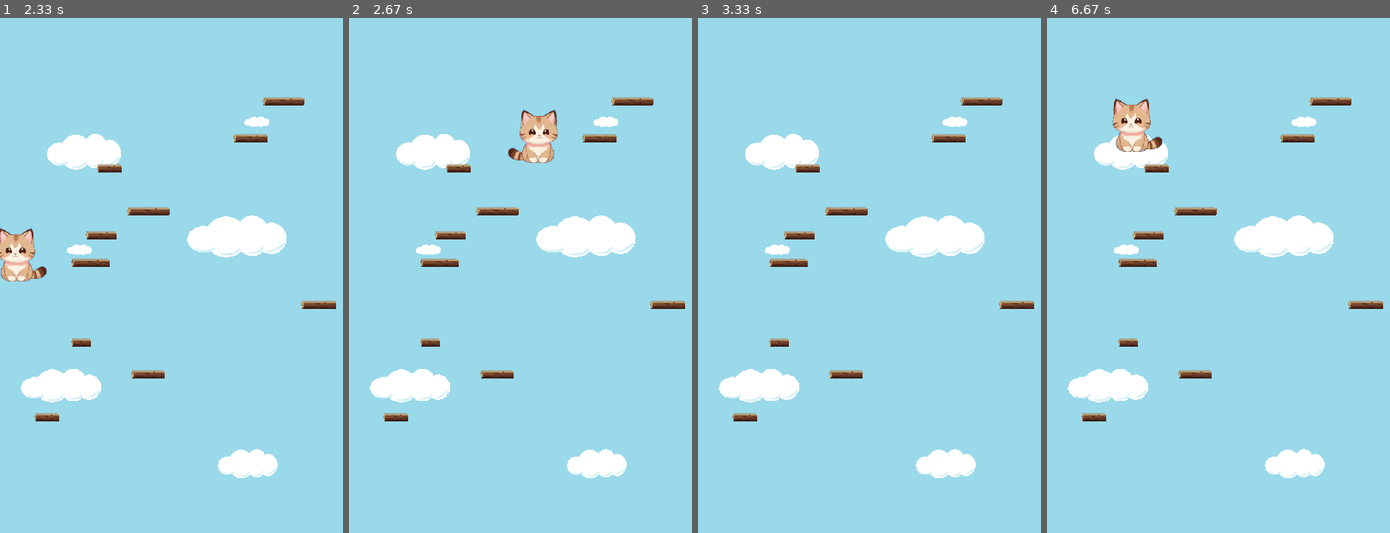
Above: before the commit, frames 1-4 (left to right).
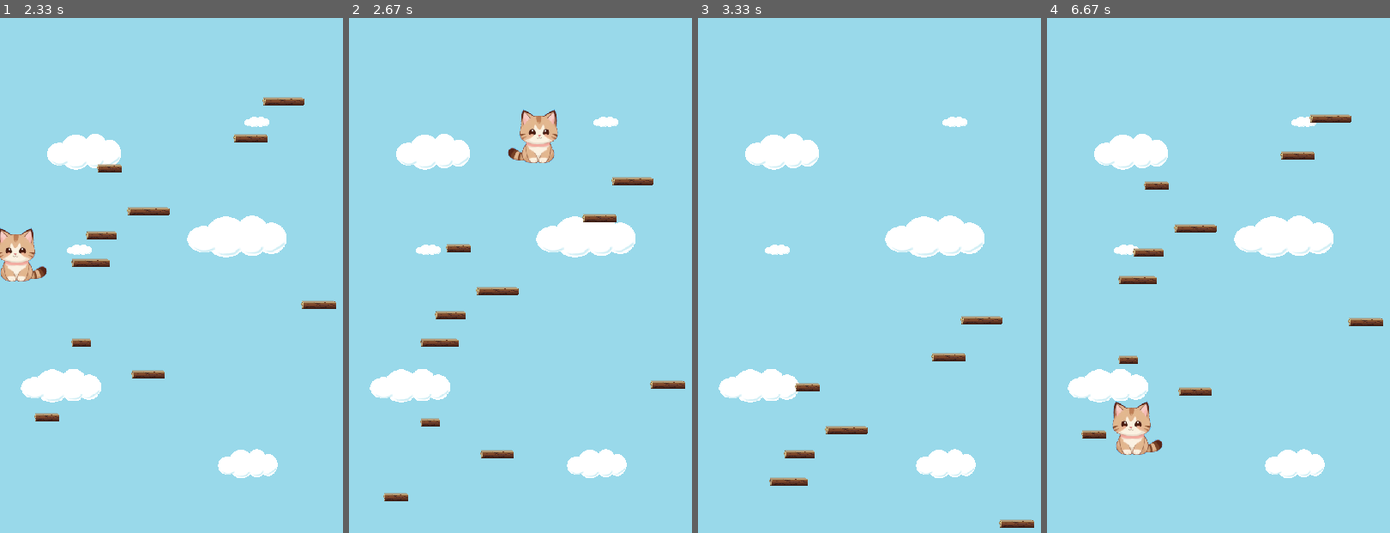
Above: after the commit, the same moments.

Repository: rasmusgraver/pygame_jumpy
Game: pygame game, started from main.py
The game is run twice, just before and just after one commit, with the same random seed, the same clock (stepped at 60 frames per second) and the same inputs.
Inputs:
- Up to frame 1 (2.33 s): hold Right 0.33-0.8 s; hold Right 0.83-1.3 s; hold Left 1.33-1.87 s; hold Left 1.9-2.3 s
- Up to frame 2 (2.67 s): hold Right from 2.33 s (still down)
- Up to frame 3 (3.33 s): release Right at 2.97 s; hold Left from 3 s (still down)
- Up to frame 4 (6.67 s): release Left at 3.47 s; hold Right 3.5-3.97 s; hold Right 4-4.47 s; hold Left 4.5-5.03 s; hold Left 5.07-5.47 s; hold Right 5.5-6.13 s; hold Left 6.17-6.63 s

Frame 1 is identical in both runs. In frame 2, 2.9% of the frame differs, in the area x 10-98%, y 15-94%; in frame 3, 2.7%; in frame 4, 5.1%, in the area x 10-98%, y 15-85%.

Commit message:
Startet på litt scrolling

Diff:
--- a/constants.py
+++ b/constants.py
@@ -14,3 +14,7 @@
 X_SPEED = 10
 GRAVITY = 1
 JUMP_SPEED = 20
+
+# Game settings
+SCROLL_THRESH = 200
+MAX_PLATFORMS = 20
--- a/main.py
+++ b/main.py
@@ -10,8 +10,9 @@
 # Må init pygame før vi kan gjøre tingene fra imageLoader...
 from imageLoader import *
 from player import Player
-from wood import Wood, init_platforms
+from wood import init_platforms
 
+scroll = 0
 
 # set frame rate
 clock = pygame.time.Clock()
@@ -23,9 +24,14 @@
 jumpy = Player(screen, SCREEN_WIDTH // 2, SCREEN_HEIGHT - 150)
 
 # The platform group (Vi bruker sprite group, fordi den har innebygged draw funksjon bl.a.)
-platforms = pygame.sprite.Group()
+platform_group = pygame.sprite.Group()
 # Initierer 10 tilfeldige platformer
-init_platforms(platforms)
+init_platforms(platform_group)
+
+# Fikk ikke til den her helt... Bare tar en fast bakgrunn
+# def draw_bg(bg_scroll):
+#	screen.blit(bg_image, (0, 0 + bg_scroll))
+#	screen.blit(bg_image, (0, -SCREEN_HEIGHT + bg_scroll))
 
 def main():
     # Game loop
@@ -35,14 +41,19 @@
         clock.tick(FPS)
 
         # Check for move / keypresses:
-        jumpy.check_collision(platforms)
-        jumpy.move()
+        jumpy.check_collision(platform_group)
+        scroll = jumpy.move()
 
         # Draw background
+        # Bedre bare å ha bakgrunnen fast?
         screen.blit(bg_image, (0,0))
+        # draw_bg(scroll)
+
+        # Update platforms
+        platform_group.update(scroll)
 
         # Draw sprites
-        platforms.draw(screen)
+        platform_group.draw(screen)
         jumpy.draw()
 
         # event handler
--- a/player.py
+++ b/player.py
@@ -42,6 +42,12 @@
         self.dy += GRAVITY
         self.rect.y += self.dy
 
+        scroll = 0
+        if self.rect.top < SCROLL_THRESH:
+            scroll = -self.dy
+
+        return scroll
+
     #check collision with platforms
     def check_collision(self, platforms):
         for platform in platforms:
--- a/wood.py
+++ b/wood.py
@@ -12,6 +12,9 @@
         self.rect.x = x
         self.rect.y = y
 
+    def update(self, scroll):
+        self.rect.y += scroll
+
 
 
 def init_platforms(spriteGroup):
